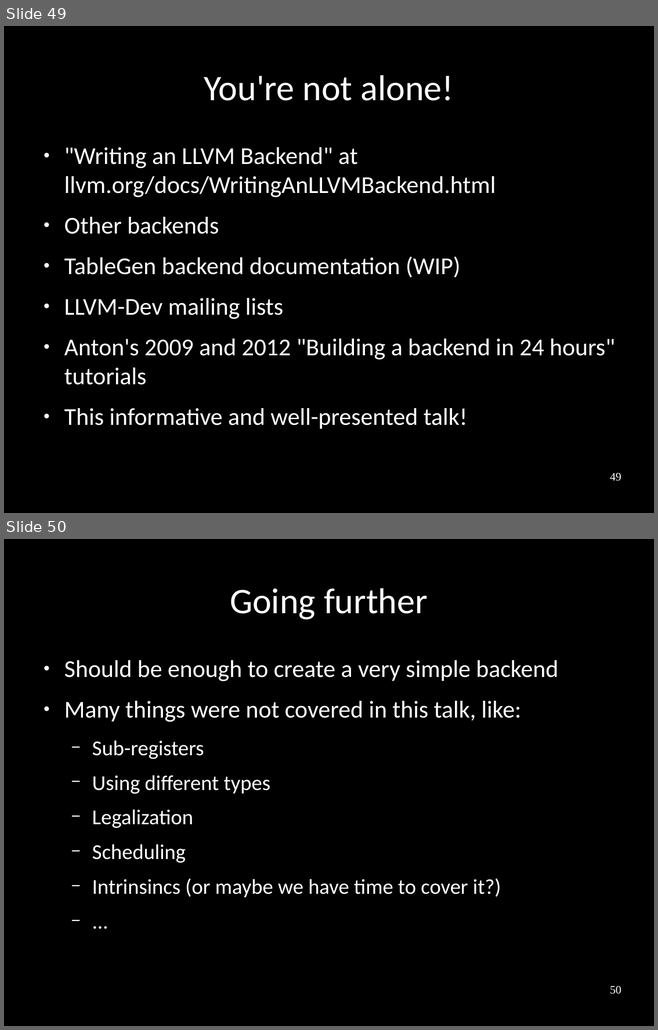
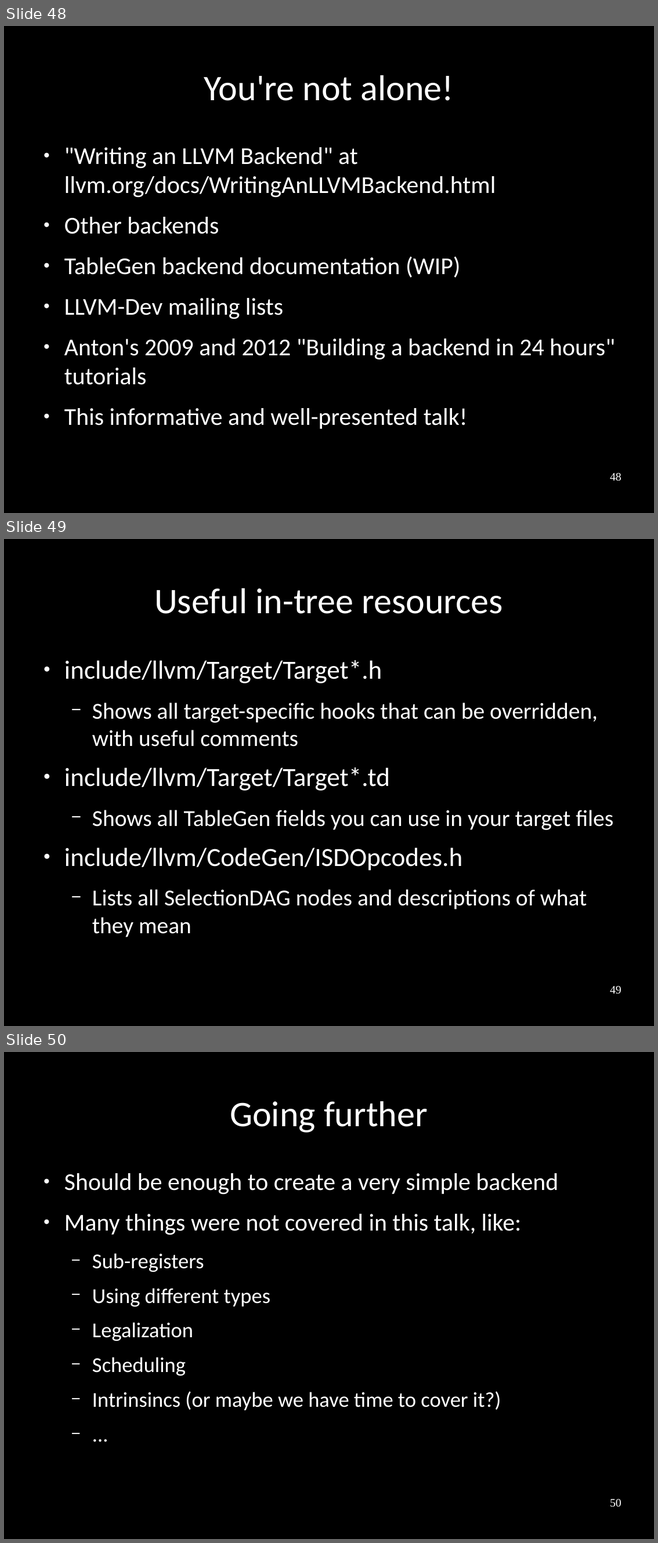
Before and after one commit to frasercrmck/llvm-leg, a slide deck: docs/Codeplay/Slides.odp. Shown one above the other, each under a label of ours: slides 49 and 50 before the commit, slides 48, 49 and 50 after it. The pictures are 658x1030 and 658x1543 pixels, drawn with LibreOffice and Linux fonts; fonts in the diff are those of the drawing. Boxes give left, top, right and bottom in pixels: in the first picture for what was removed or moved away, otherwise in the second. Text is boxed around its words. In the diff, an @@ line names an element or a change of style, - is before the commit and + after.

Commit message:
Removed some slides, and added a few on TableGen and helpful resources.

```diff
--- a/docs/Codeplay/Slides.odp
+++ b/docs/Codeplay/Slides.odp
@@ slide 49 added at bbox=[4, 539, 654, 1026], background #000000 @@
@@ title added at bbox=[154, 588, 502, 614], 44 pt, text #FFFFFF @@
+Useful in-tree resources
@@ text added at bbox=[64, 660, 613, 937], 28 pt, text #FFFFFF @@
+● include/llvm/Target/Target*.h
+  − Shows all target-specific hooks that can be overridden, with useful comments
+● include/llvm/Target/Target*.td
+  − Shows all TableGen fields you can use in your target files
+● include/llvm/CodeGen/ISDOpcodes.h
+  − Lists all SelectionDAG nodes and descriptions of what they mean
@@ page number added at bbox=[610, 986, 621, 994], 14 pt, text #FFFFFF @@
+49
@@ what was slide 49 is now slide 48 @@
@@ page number at bbox=[610, 473, 621, 481]: text changed @@
-49
+48
```
Also in this commit, not shown: 1 other slide added, 2 slides removed.
